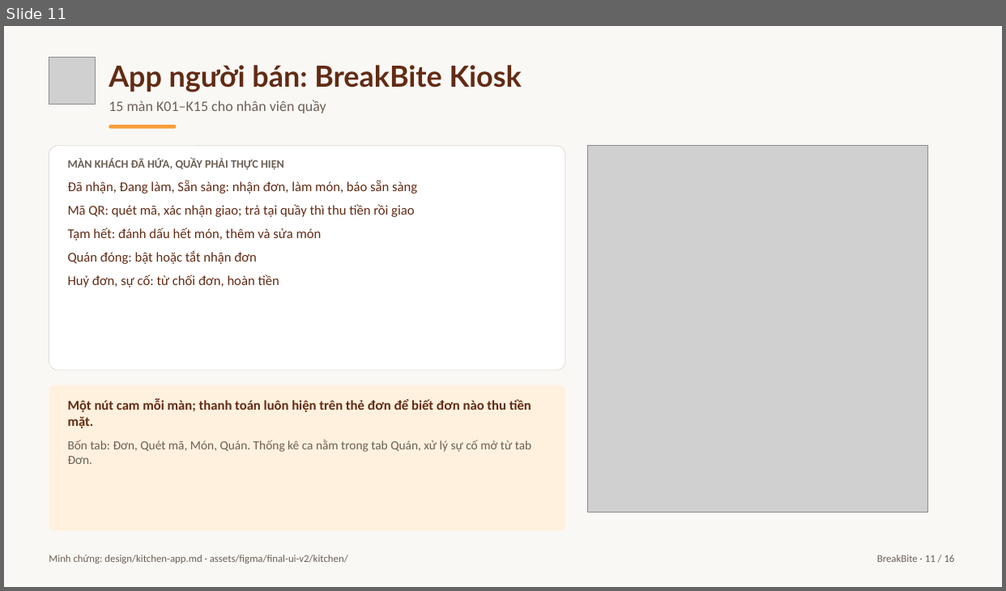
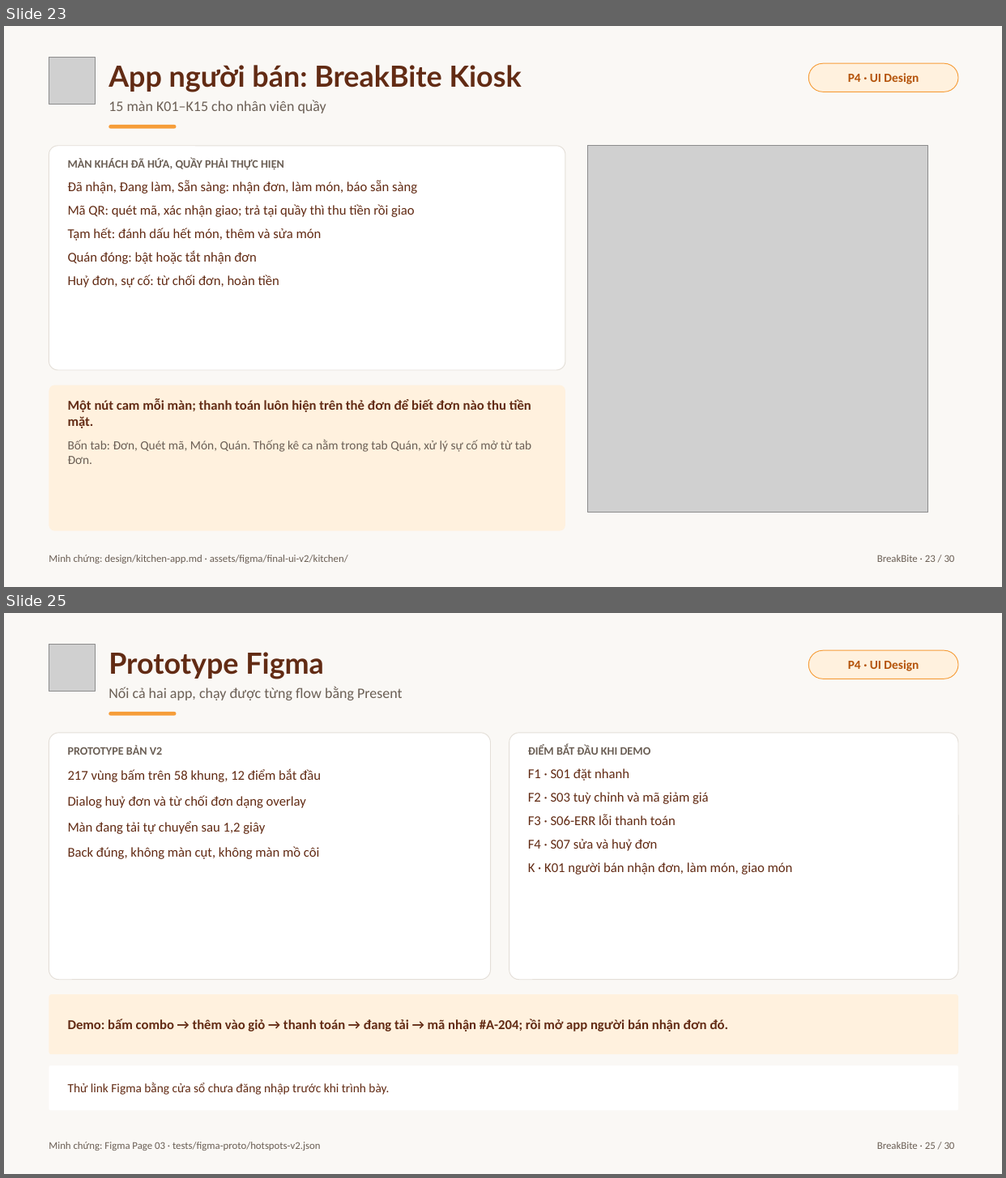
Before and after one commit to baonv0817/PRM323-Lab2-Group2, a slide deck: slides/BreakBite_Lab2_Presentation.pptx. Shown one above the other, each under a label of ours: slide 11 before the commit, slides 23 and 25 after it; the slides between them are not shown. The pictures are 1006x591 and 1006x1178 pixels, drawn with LibreOffice and Linux fonts; fonts in the diff are those of the drawing; grey boxes stand for pictures. Boxes give left, top, right and bottom in pixels: in the first picture for what was removed or moved away, otherwise in the second. Text is boxed around its words. In the diff, an @@ line names an element or a change of style, - is before the commit and + after.

Commit message:
Rebuild slide deck in 30 slides following the P0-P5 design process; refresh concept board and scripts

```diff
--- a/slides/BreakBite_Lab2_Presentation.pptx
+++ b/slides/BreakBite_Lab2_Presentation.pptx
@@ slide 25 added at bbox=[4, 613, 1002, 1174], background #FAF8F5 @@
@@ picture added at bbox=[49, 645, 96, 691] @@
@@ text added at bbox=[108, 652, 324, 679], 28 pt, text #622B14, bold @@
+Prototype Figma
@@ rounded rectangle added at bbox=[809, 650, 958, 679], fill #FFF1DE, outline #F69D39 0.75 pt @@
@@ text added at bbox=[848, 660, 918, 671], 12 pt, text #B45309, bold @@
+P4 · UI Design
@@ text added at bbox=[108, 687, 403, 700], 14 pt, text #6B5F55 @@
+Nối cả hai app, chạy được từng flow bằng Present
@@ rounded rectangle added at bbox=[49, 733, 491, 980], fill #FFFFFF, outline #E4DFD8 0.75 pt @@
@@ rounded rectangle added at bbox=[108, 712, 177, 716], fill #F69D39 @@
@@ rounded rectangle added at bbox=[509, 733, 958, 980], fill #FFFFFF, outline #E4DFD8 0.75 pt @@
@@ text added at bbox=[68, 745, 321, 859], 13 pt, text #622B14 @@
+PROTOTYPE BẢN V2
+217 vùng bấm trên 58 khung, 12 điểm bắt đầu
+Dialog huỷ đơn và từ chối đơn dạng overlay
+Màn đang tải tự chuyển sau 1,2 giây
+Back đúng, không màn cụt, không màn mồ côi
@@ text added at bbox=[528, 745, 793, 875], 13 pt, text #622B14 @@
+ĐIỂM BẮT ĐẦU KHI DEMO
+F1 · S01 đặt nhanh
+F2 · S03 tuỳ chỉnh và mã giảm giá
+F3 · S06-ERR lỗi thanh toán
+F4 · S07 sửa và huỷ đơn
+K · K01 người bán nhận đơn, làm món, giao món
@@ rounded rectangle added at bbox=[49, 995, 958, 1054], fill #FFF1DE @@
@@ text added at bbox=[68, 1019, 728, 1032], 13 pt, text #622B14, bold @@
+Demo: bấm combo → thêm vào giỏ → thanh toán → đang tải → mã nhận #A-204; rồi mở app người bán nhận đơn đó.
@@ rounded rectangle added at bbox=[49, 1066, 958, 1111], fill #FFFFFF @@
@@ text added at bbox=[68, 1082, 389, 1095], 12 pt, text #622B14 @@
+Thử link Figma bằng cửa sổ chưa đăng nhập trước khi trình bày.
@@ text added at bbox=[49, 1142, 320, 1151], 10 pt, text #6B5F55 @@
+Minh chứng: Figma Page 03 · tests/figma-proto/hotspots-v2.json
@@ text added at bbox=[877, 1142, 955, 1149], 10 pt, text #6B5F55 @@
+BreakBite · 25 / 30
@@ what was slide 11 is now slide 23 @@
@@ slide 23 changed as well @@
@@ rounded rectangle added at bbox=[809, 63, 958, 92], fill #FFF1DE, outline #F69D39 0.75 pt @@
@@ text added at bbox=[848, 73, 918, 84], 12 pt, text #B45309, bold @@
+P4 · UI Design
@@ text at bbox=[877, 555, 955, 562]: text changed @@
-BreakBite · 11 / 16
+BreakBite · 23 / 30
```
Also in this commit, not shown: 9 other slides changed, 19 other slides added, 6 slides removed, 9 other files.
